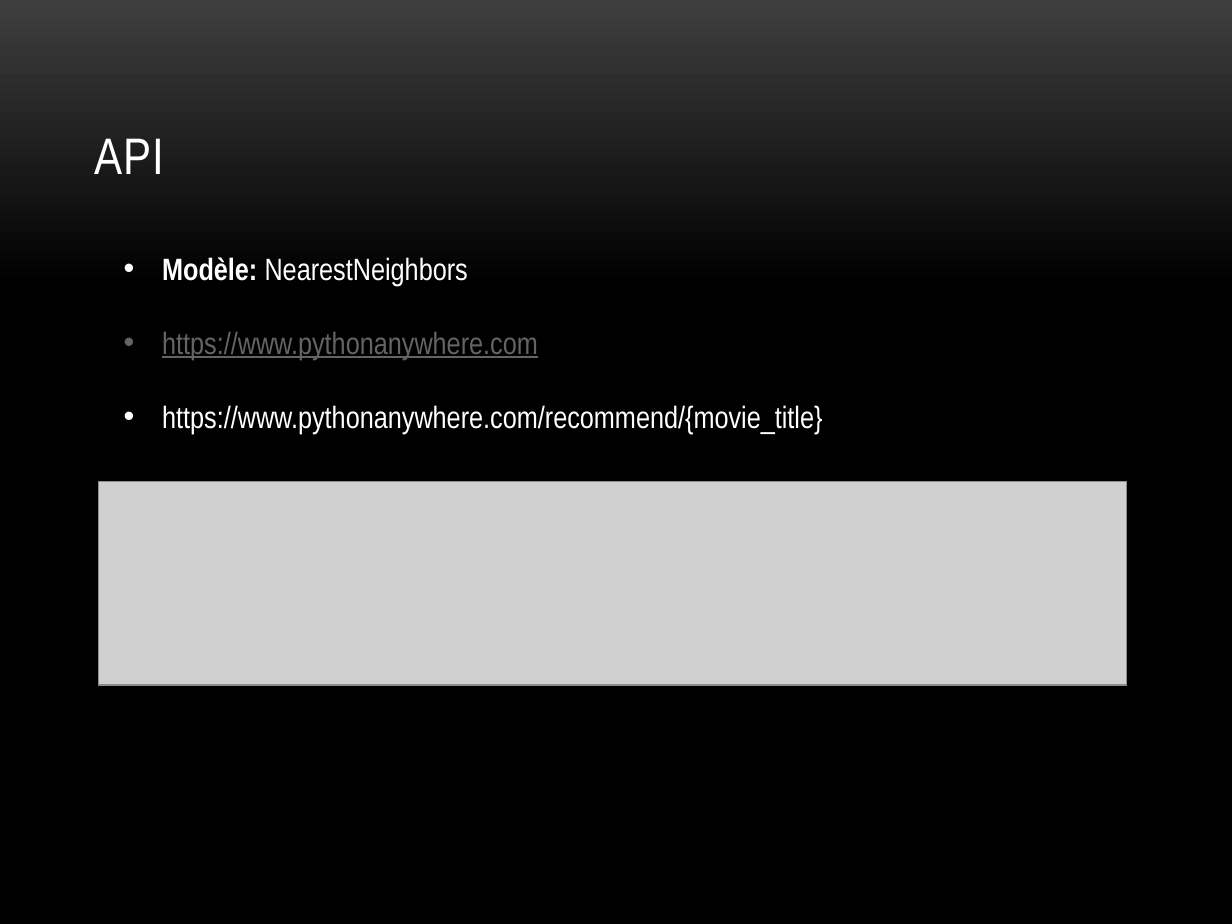
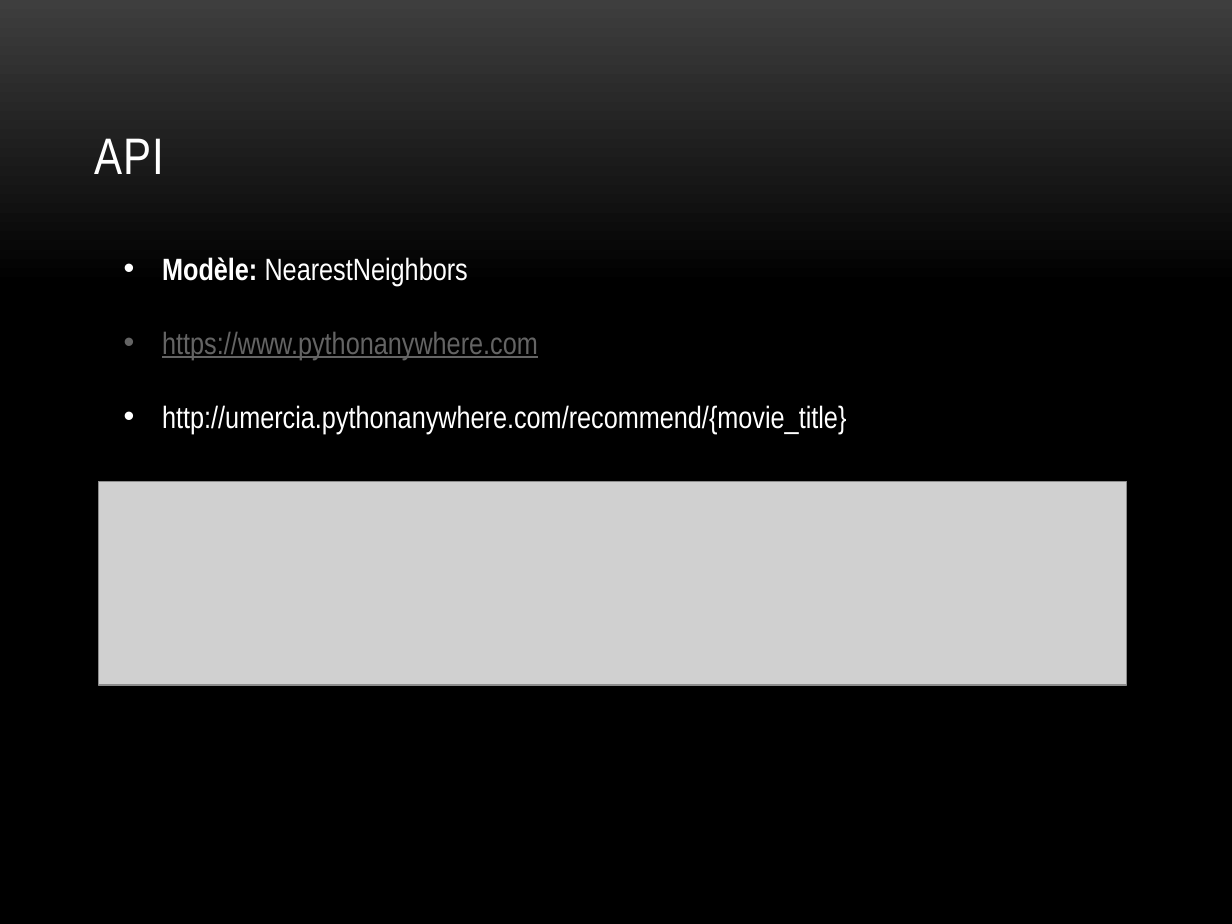
Before and after one commit to Umercia/movie_recommendation_engine, a slide deck: slide 26 of moteur de recommandations de films.pptx. Drawn at 1232x924 pixels with LibreOffice and Linux fonts; fonts in the diff are those of the drawing; grey boxes stand for pictures; background and template pictures are left out. Boxes give left, top, right and bottom in pixels: in the first picture for what was removed or moved away, otherwise in the second. Text is boxed around its words. In the diff, an @@ line names an element or a change of style, - is before the commit and + after.

Commit message:
pres wording

```diff
--- a/moteur de recommandations de films.pptx
+++ b/moteur de recommandations de films.pptx
@@ text at (162, 405, 846, 434): text changed @@
-• https://www.pythonanywhere.com/recommend/{movie_title}
+• http://umercia.pythonanywhere.com/recommend/{movie_title}
```
Also in this commit, not shown: 3 other slides changed.
